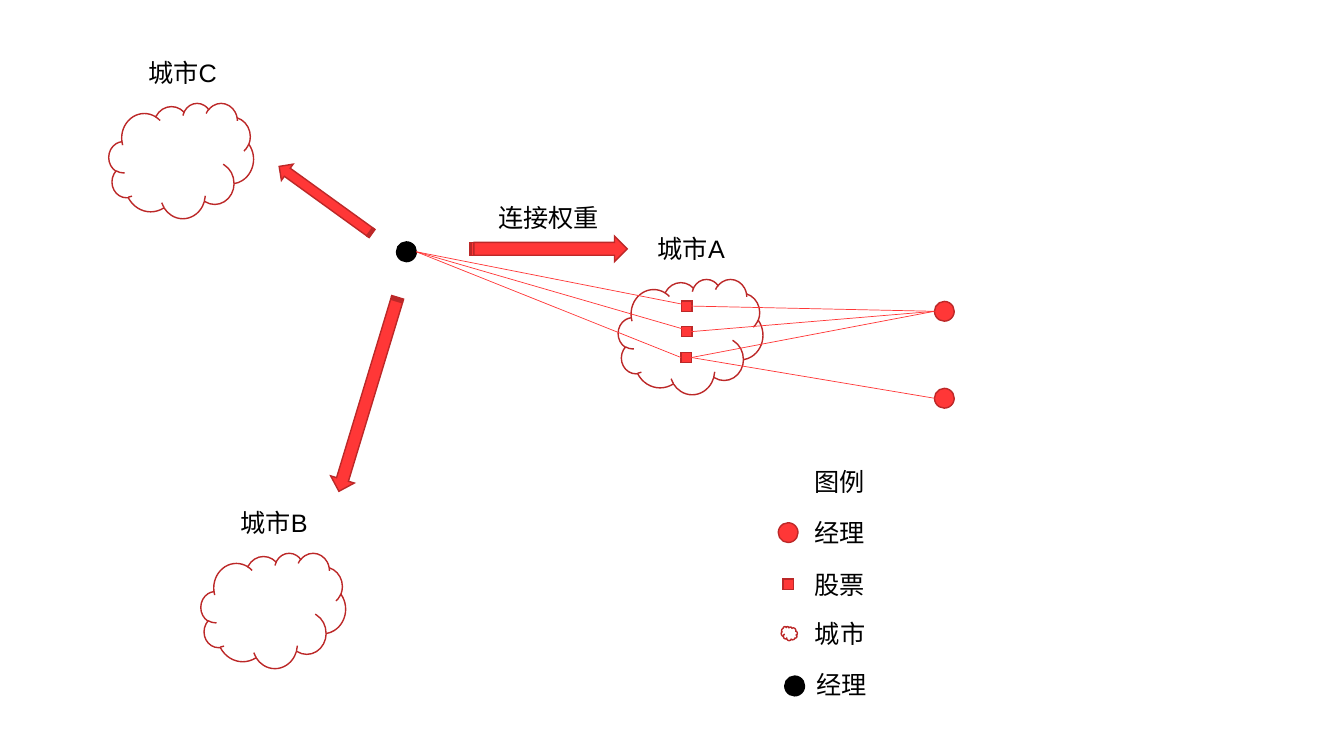
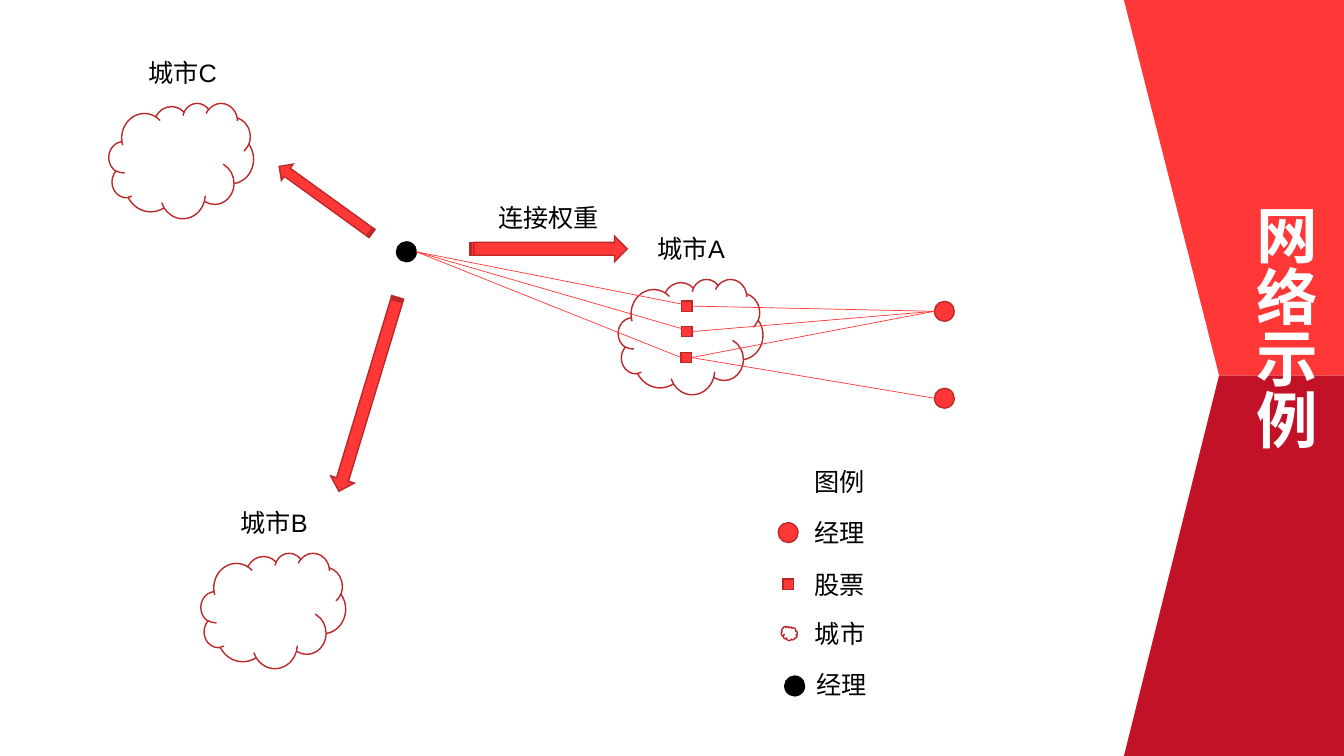
Before and after one commit to FinTechNJU/EMcode, a slide deck: slide 5 of Documents/李康毕业论文答辩.pptx (slide 3 before the commit). Drawn at 1344x756 pixels with LibreOffice and Linux fonts; fonts in the diff are those of the drawing. Boxes give left, top, right and bottom in pixels: in the first picture for what was removed or moved away, otherwise in the second. Text is boxed around its words. In the diff, an @@ line names an element or a change of style, - is before the commit and + after.

```diff
--- a/Documents/李康毕业论文答辩.pptx
+++ b/Documents/李康毕业论文答辩.pptx
@@ freeform shape added at box(1124, 0, 1344, 375), fill #FF3737 @@
@@ text added at box(1257, 209, 1319, 449), 44 pt, text #FFFFFF, bold @@
+网络示例
@@ freeform shape added at box(1124, 375, 1344, 756), fill #C21227 @@
```
Also in this commit, not shown: 9 other slides changed, 4 slides added, 4 slides removed, 2 other files.
